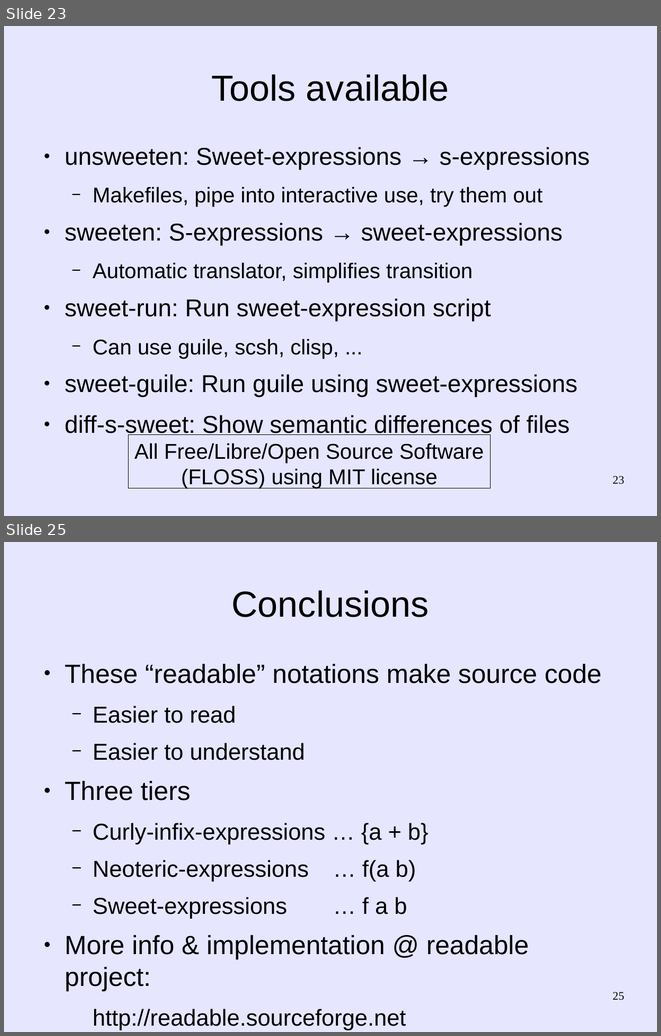
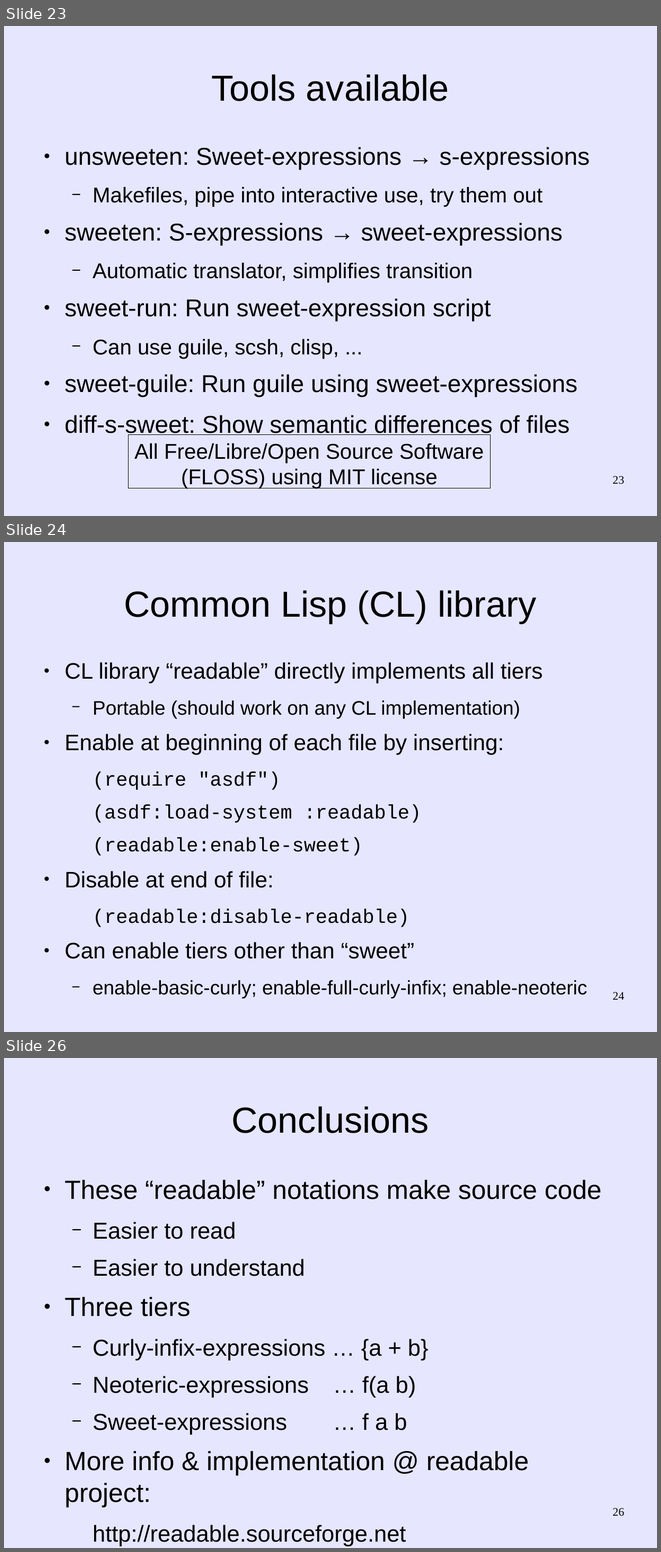
Before and after one commit to martin12333/Readable-Lisp-S-expressions, a slide deck: readable-s-expressions.odp. Shown one above the other, each under a label of ours: slides 23 and 25 before the commit, slides 23, 24 and 26 after it; the slides between them are not shown. The pictures are 661x1036 and 661x1552 pixels, drawn with LibreOffice and Linux fonts; fonts in the diff are those of the drawing. Boxes give left, top, right and bottom in pixels: in the first picture for what was removed or moved away, otherwise in the second. Text is boxed around its words. In the diff, an @@ line names an element or a change of style, - is before the commit and + after.

Commit message:
readable-s-expressions.odp: More Common Lisp info, nicer formatting

```diff
--- a/readable-s-expressions.odp
+++ b/readable-s-expressions.odp
@@ slide 24 added at bbox=[4, 542, 657, 1032], background #E6E6FF @@
@@ title added at bbox=[124, 590, 536, 624], 44 pt, text #000000 @@
+Common Lisp (CL) library
@@ text added at bbox=[64, 662, 587, 998], 23.8 pt, text #000000 @@
+● CL library “readable” directly implements all tiers
+  − Portable (should work on any CL implementation)
+● Enable at beginning of each file by inserting:
+  (require "asdf")
+  (asdf:load-system :readable)
+  (readable:enable-sweet)
+● Disable at end of file:
+  (readable:disable-readable)
+● Can enable tiers other than “sweet”
+  − enable-basic-curly; enable-full-curly-infix; enable-neoteric
@@ page number added at bbox=[612, 992, 624, 1000], 14 pt, text #000000 @@
+24
@@ what was slide 25 is now slide 26 @@
@@ page number at bbox=[612, 1508, 624, 1516]: text changed @@
-25
+26
```
Also in this commit, not shown: 6 slides changed.
